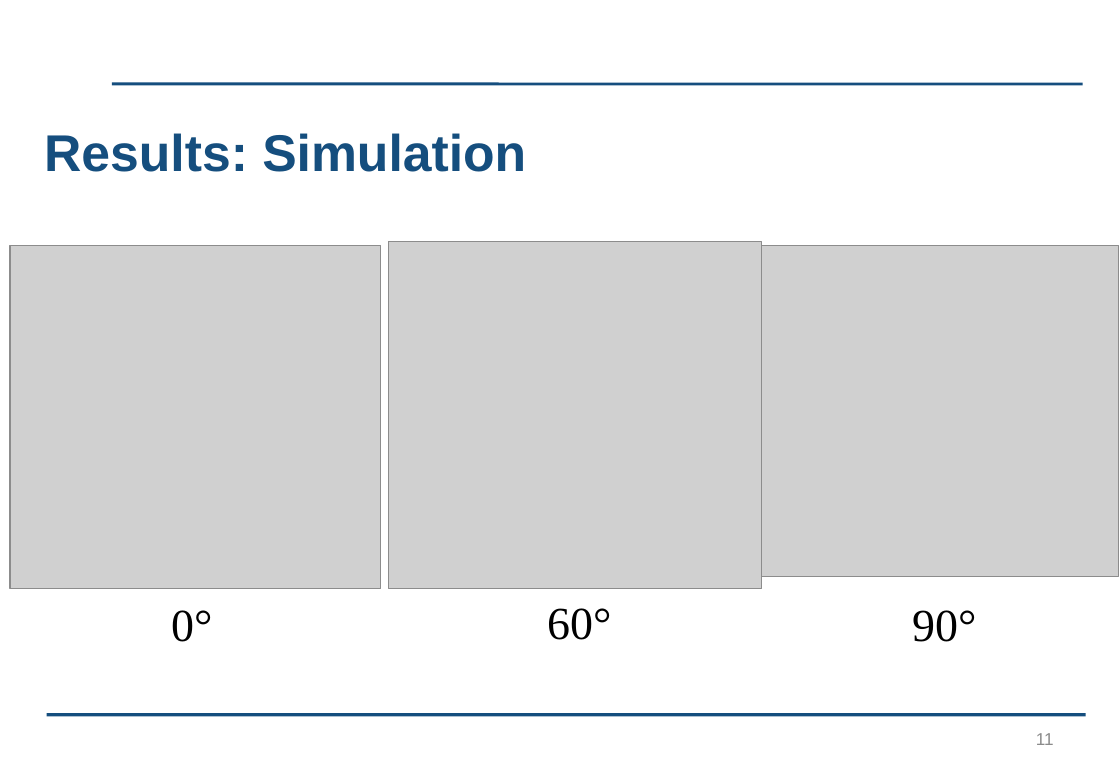
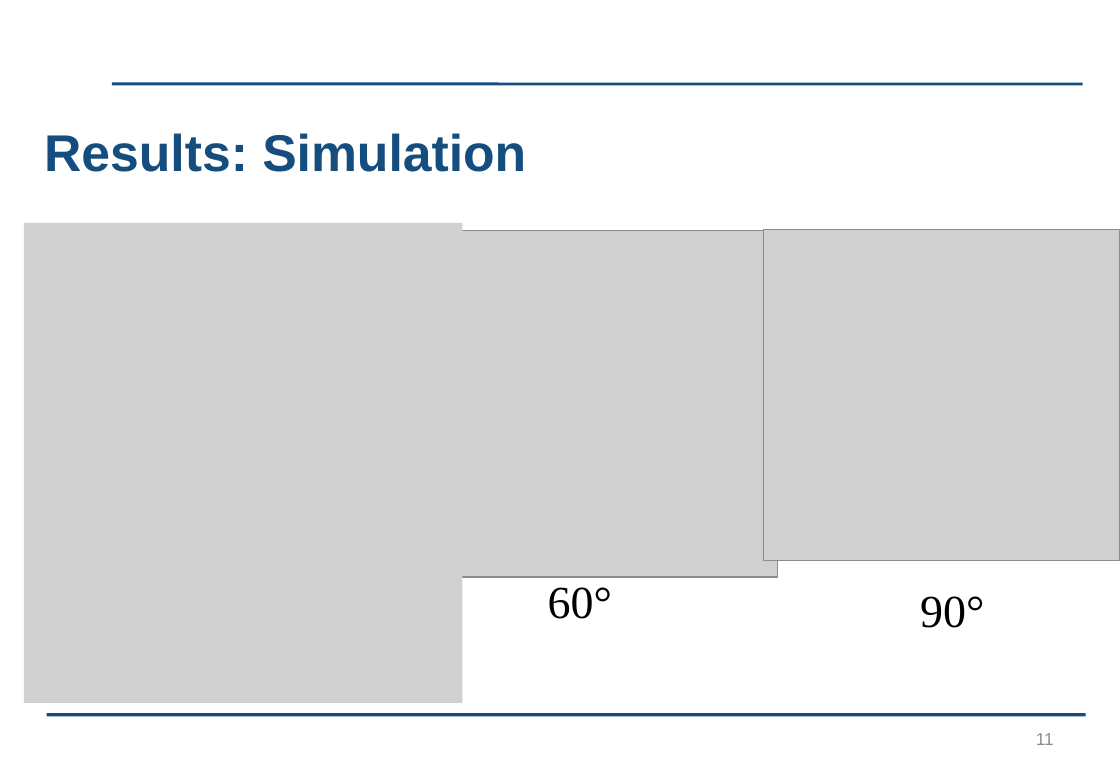
Before and after one commit to kayjayB/I_cant_hear_you, a slide deck: slide 11 of Presentation/Lab Project Presentation.pptx. Drawn at 1120x775 pixels with LibreOffice and Linux fonts; fonts in the diff are those of the drawing; grey boxes stand for pictures; background and template pictures are left out. Boxes give left, top, right and bottom in pixels: in the first picture for what was removed or moved away, otherwise in the second. Text is boxed around its words. In the diff, an @@ line names an element or a change of style, - is before the commit and + after.

```diff
--- a/Presentation/Lab Project Presentation.pptx
+++ b/Presentation/Lab Project Presentation.pptx
@@ picture: place and size @@
-picture at <box>10,245,382,589</box>
+picture at <box>24,223,462,704</box>
@@ picture: place and size @@
-picture at <box>389,242,762,589</box>
+picture at <box>404,231,778,578</box>
@@ picture: place and size @@
-picture at <box>762,245,1119,576</box>
+picture at <box>763,230,1120,561</box>
@@ text "60°": place and size @@
-text "60°" at <box>547,608,611,640</box>
+text "60°" at <box>548,587,612,619</box>
@@ text "90°": place and size @@
-text "90°" at <box>912,610,976,642</box>
+text "90°" at <box>920,596,984,628</box>
@@ text removed at <box>171,610,212,642</box> @@
-0°
```
Also in this commit, not shown: 5 other slides changed, 1 slide added.
